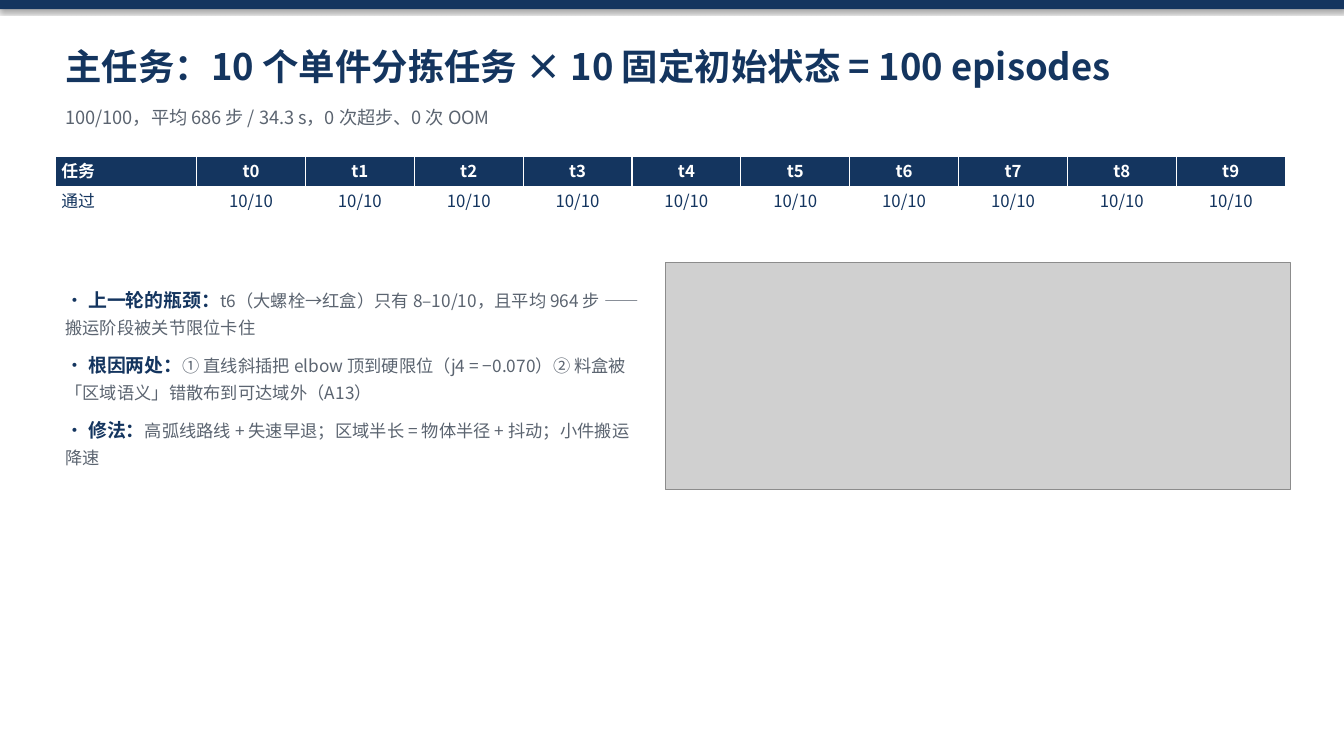
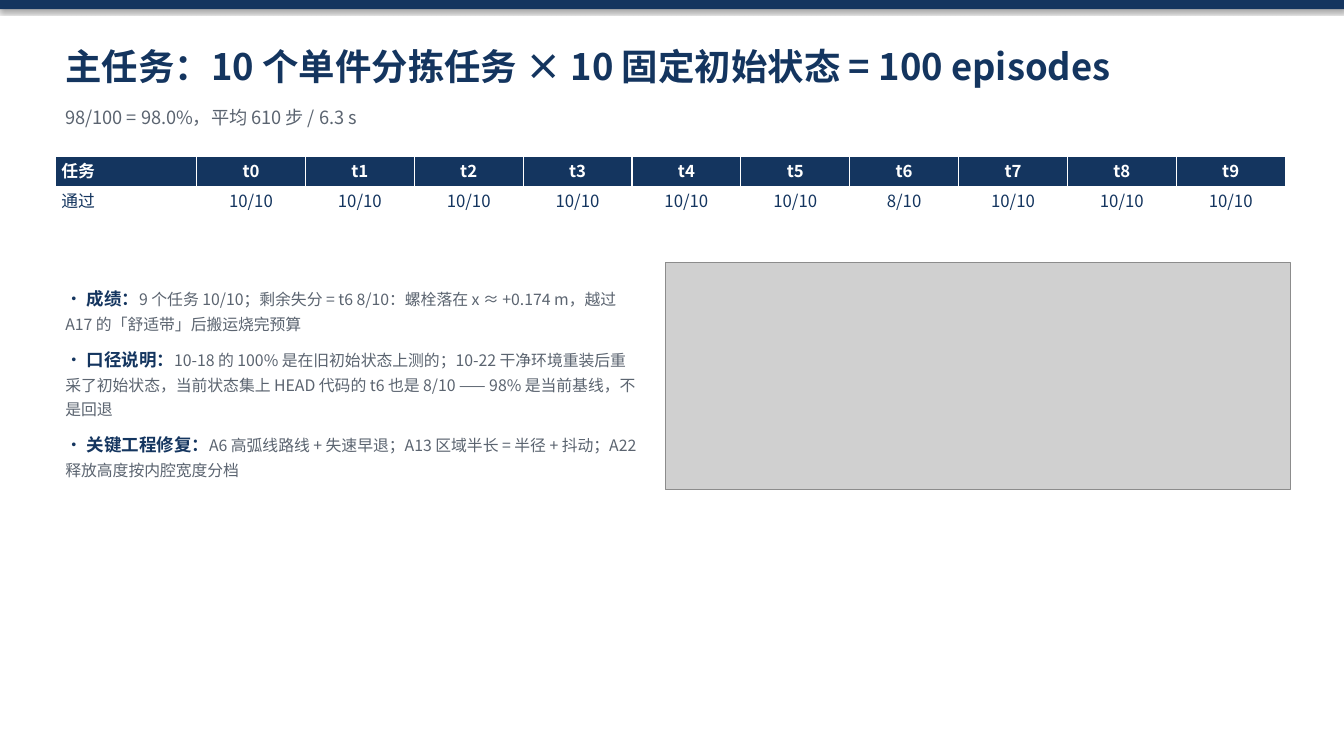
Before and after one commit to JamesWei216/agentic-robotics, a slide deck: slide 5 of reports/Agentic-Robotics-赛题汇报.pptx. Drawn at 1344x756 pixels with LibreOffice and Linux fonts; fonts in the diff are those of the drawing; grey boxes stand for pictures. Boxes give left, top, right and bottom in pixels: in the first picture for what was removed or moved away, otherwise in the second. Text is boxed around its words. In the diff, an @@ line names an element or a change of style, - is before the commit and + after.

Commit message:
PPT 同步 P1-2/P1-3 结果：数字改为从 metrics.json 读取（98.0% / 95.5% / 90.0% / 100.0%），新增 A22 页脚与口径说明，人确认改官方口径

```diff
--- a/reports/Agentic-Robotics-赛题汇报.pptx
+++ b/reports/Agentic-Robotics-赛题汇报.pptx
@@ text at (65,108,357,127): text changed @@
-100/100，平均 686 步 / 34.3 s，0 次超步、0 次 OOM
+98/100 = 98.0%，平均 610 步 / 6.3 s
@@ table at (55,156,1286,217) @@
-row 2, column 8: 10/10
+row 2, column 8: 8/10
@@ text at (65,290,637,478): text changed; size 12.3 to 11.3 pt @@
-· 上一轮的瓶颈：t6（大螺栓→红盒）只有 8–10/10，且平均 964 步 —— 搬运阶段被关节限位卡住
-· 根因两处：① 直线斜插把 elbow 顶到硬限位（j4 = −0.070）② 料盒被「区域语义」错散布到可达域外（A13）
-· 修法：高弧线路线 + 失速早退；区域半长 = 物体半径 + 抖动；小件搬运降速
+· 成绩：9 个任务 10/10；剩余失分 = t6 8/10：螺栓落在 x ≈ +0.174 m，越过 A17 的「舒适带」后搬运烧完预算
+· 口径说明：10-18 的 100% 是在旧初始状态上测的；10-22 干净环境重装后重采了初始状态，当前状态集上 HEAD 代码的 t6 也是 8/10 —— 98% 是当前基线，不是回退
+· 关键工程修复：A6 高弧线路线 + 失速早退；A13 区域半长 = 半径 + 抖动；A22 释放高度按内腔宽度分档
```
Also in this commit, not shown: 9 other slides changed, 1 other file.
